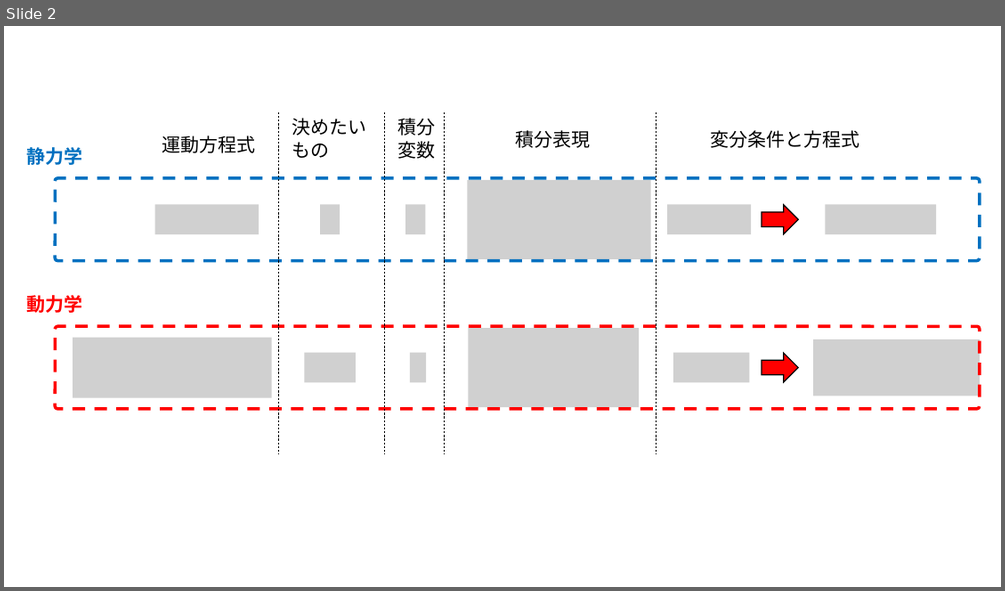
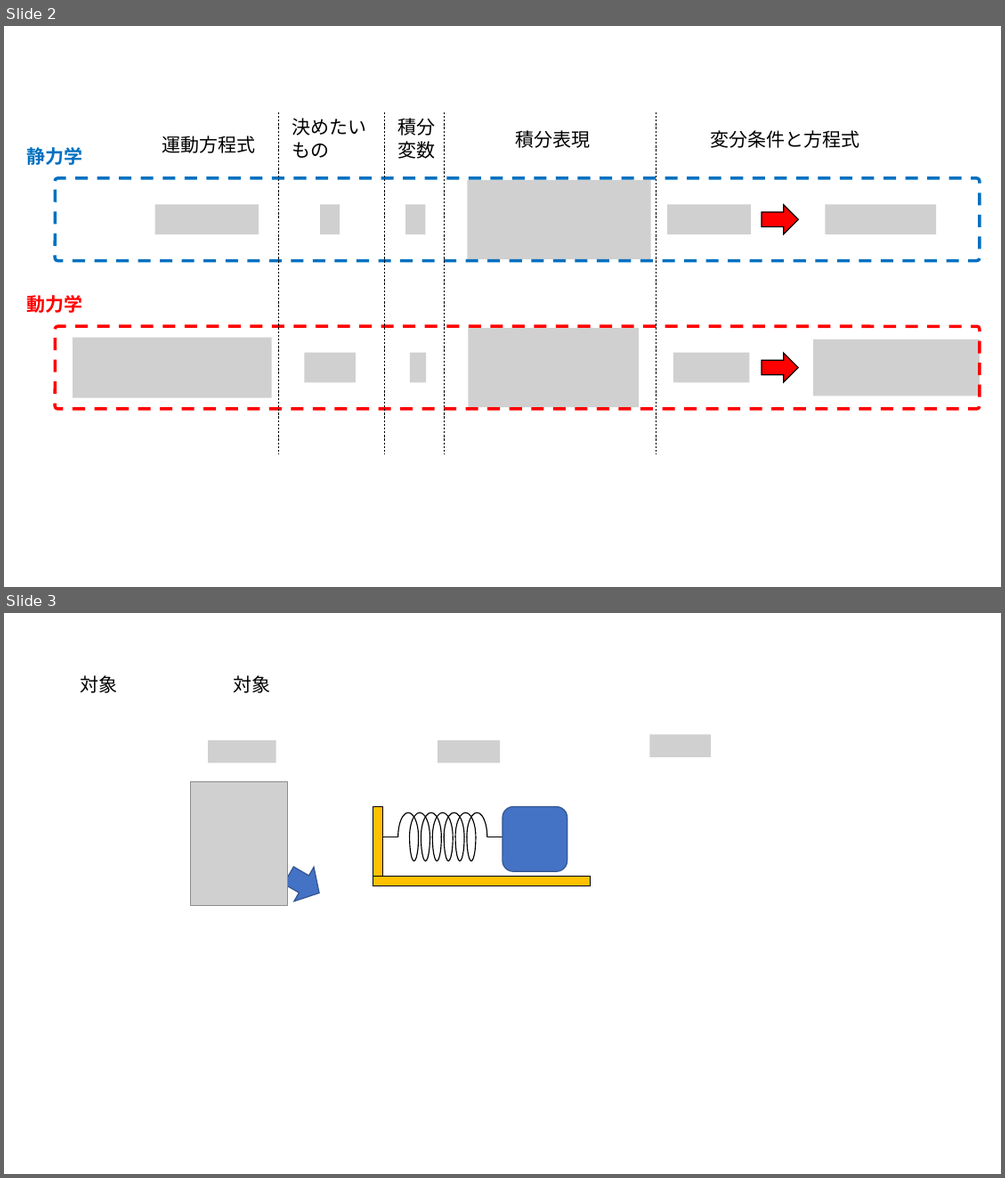
Before and after one commit to kaityo256/classical_mechanics, a slide deck: preface/fig/fig.pptx. Shown one above the other, each under a label of ours: slide 2 before the commit, slides 2 and 3 after it. The pictures are 1005x591 and 1005x1178 pixels, drawn with LibreOffice and Linux fonts; fonts in the diff are those of the drawing; grey boxes stand for pictures. Boxes give left, top, right and bottom in pixels: in the first picture for what was removed or moved away, otherwise in the second. Text is boxed around its words. In the diff, an @@ line names an element or a change of style, - is before the commit and + after.

```diff
--- a/preface/fig/fig.pptx
+++ b/preface/fig/fig.pptx
@@ slide 3 added at <box>4,613,1001,1174</box>, background #FFFFFF @@
@@ text added at <box>80,675,117,693</box>, 18 pt, text #000000 @@
+対象
@@ text added at <box>233,675,270,693</box>, 18 pt, text #000000 @@
+対象
@@ picture added at <box>208,740,276,763</box> @@
@@ picture added at <box>437,740,500,763</box> @@
@@ picture added at <box>650,734,712,756</box> @@
@@ picture added at <box>190,781,287,905</box> @@
@@ rectangle added at <box>372,807,382,876</box>, fill #FFC000, outline #000000 1 pt @@
@@ rounded rectangle added at <box>502,807,568,872</box>, fill #4472C4, outline #325491 1 pt @@
@@ group added at <box>383,812,502,861</box>: 13 arc (boxed as its full ellipse)s, 2 lines @@
@@ right arrow added at <box>279,858,330,910</box>, fill #4472C4, outline #325491 1 pt @@
@@ rectangle added at <box>372,876,590,885</box>, fill #FFC000, outline #000000 1 pt @@
```
Also in this commit, not shown: 1 slide changed, 2 other files.
